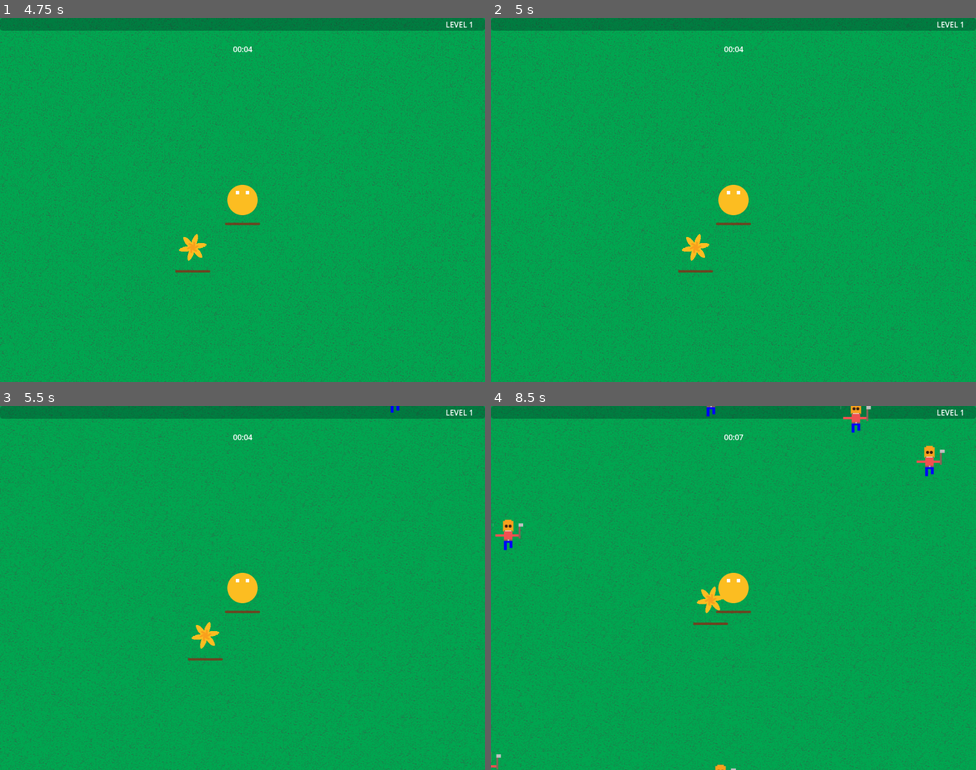
Above: before the commit, frames 1-4 (two rows, left to right).
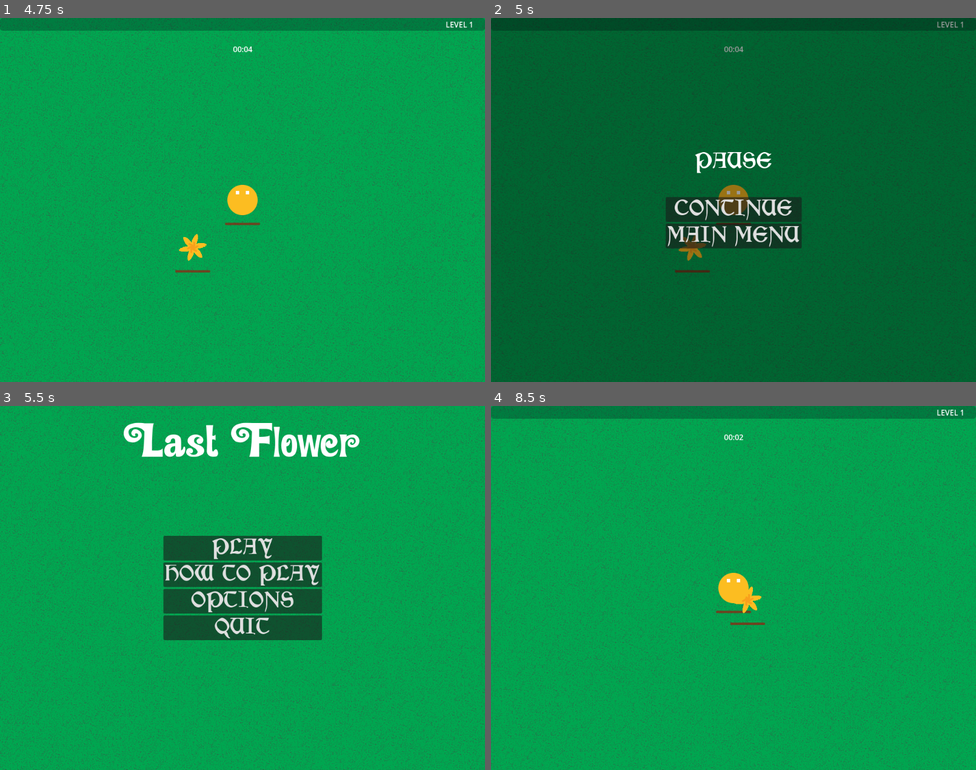
Above: after the commit, the same moments.

Repository: Silvester56/lastflower
Game: Godot game, scene res://scenes/main_menu.tscn
Two runs of this game, one before a commit and one after it. Both use one fixed random seed, a clock stepped at 60 frames per second and the inputs below.
Inputs (mouse positions are in pixels of both pictures, inside the frame that each line leads up to):
- Up to frame 1 (4.75 s): click "PLAY" at 0.5 s; tap Enter at 1.25 s; move the mouse to (349, 181) at 1.27 s; hold D (right) 1.28-2.03 s; tap Space (melee) at 1.35, 2.85, 4.35 s; move the mouse to (145, 218) at 2.02 s; hold S (down) 2.03-2.78 s; click (145, 218) at 2.1 s; move the mouse to (291, 119) at 2.77 s; hold D (right) 2.78-3.53 s; move the mouse to (218, 272) at 3.52 s; hold W (up) 3.53-4.28 s; click (218, 272) at 3.6 s; move the mouse to (388, 254) at 4.27 s; hold A (left) from 4.28 s (still down)
- Up to frame 2 (5 s): keep holding A (left); tap Escape (pause, bound only after the commit) at 4.9 s
- Up to frame 3 (5.5 s): release A (left) at 5 s; click (242, 624) at 5 s, where only the run after the commit has a clickable "MAIN MENU"
- Up to frame 4 (8.5 s): click (733, 547) at 5.75 s, where only the run after the commit has a clickable "PLAY"; move the mouse to (588, 533) at 6.52 s; hold A (left) 6.53-7.28 s; click (588, 533) at 6.6 s; move the mouse to (757, 588) at 7.27 s; hold S (down) 7.28-8.03 s; tap Space (melee) at 7.35 s; move the mouse to (660, 497) at 8.02 s; hold D (right) from 8.03 s (still down); click (660, 497) at 8.1 s

Frame 1 is identical in both runs. In frame 2, 100% of the frame differs, in the area x 0-100%, y 0-100%; in frame 3, 25%; in frame 4, 14%.

Commit message:
Add pause screen

Diff:
--- a/project.godot
+++ b/project.godot
@@ -52,6 +52,11 @@
 "events": [Object(InputEventKey,"resource_local_to_scene":false,"resource_name":"","device":-1,"window_id":0,"alt_press …(191 unchanged characters)…
 ]
 }
+pause={
+"deadzone": 0.5,
+"events": [Object(InputEventKey,"resource_local_to_scene":false,"resource_name":"","device":-1,"window_id":0,"alt_pressed":false,"shift_pressed":false,"ctrl_pressed":false,"meta_pressed":false,"pressed":false,"keycode":0,"physical_keycode":4194305,"key_label":0,"unicode":0,"location":0,"echo":false,"script":null)
+]
+}
 
 [rendering]
 
--- a/scenes/game.tscn
+++ b/scenes/game.tscn
@@ -198,6 +198,7 @@
 [node name="GameOver" type="Control" parent="Player"]
 process_mode = 2
 visible = false
+z_index = 1
 layout_mode = 3
 anchors_preset = 0
 offset_left = -512.0
@@ -245,6 +246,7 @@
 [node name="Success" type="Control" parent="Player"]
 process_mode = 2
 visible = false
+z_index = 1
 layout_mode = 3
 anchors_preset = 0
 offset_left = -512.0
@@ -286,6 +288,54 @@
 text = "RETRY"
 
 [node name="Back" type="Button" parent="Player/Success/VBoxContainer"]
+layout_mode = 2
+text = "MAIN MENU"
+
+[node name="PauseMenu" type="Control" parent="Player"]
+process_mode = 2
+visible = false
+z_index = 1
+layout_mode = 3
+anchors_preset = 0
+offset_left = -512.0
+offset_top = -384.0
+offset_right = 512.0
+offset_bottom = 384.0
+theme = ExtResource("4_dwo01")
+
+[node name="ColorRect" type="ColorRect" parent="Player/PauseMenu"]
+layout_mode = 0
+offset_right = 1024.0
+offset_bottom = 768.0
+color = Color(0, 0, 0, 0.392157)
+
+[node name="VBoxContainer" type="VBoxContainer" parent="Player/PauseMenu"]
+layout_mode = 1
+anchors_preset = 8
+anchor_left = 0.5
+anchor_top = 0.5
+anchor_right = 0.5
+anchor_bottom = 0.5
+offset_left = -143.5
+offset_top = -78.0
+offset_right = 143.5
+offset_bottom = 78.0
+grow_horizontal = 2
+grow_vertical = 2
+
+[node name="Label" type="Label" parent="Player/PauseMenu/VBoxContainer"]
+layout_mode = 2
+text = "PAUSE"
+horizontal_alignment = 1
+
+[node name="Space" type="Label" parent="Player/PauseMenu/VBoxContainer"]
+layout_mode = 2
+
+[node name="Continue" type="Button" parent="Player/PauseMenu/VBoxContainer"]
+layout_mode = 2
+text = "CONTINUE"
+
+[node name="Back" type="Button" parent="Player/PauseMenu/VBoxContainer"]
 layout_mode = 2
 text = "MAIN MENU"
 
@@ -376,6 +426,8 @@
 [connection signal="pressed" from="Player/GameOver/VBoxContainer/Back" to="." method="_on_back_pressed"]
 [connection signal="pressed" from="Player/Success/VBoxContainer/Retry" to="." method="_on_retry_pressed"]
 [connection signal="pressed" from="Player/Success/VBoxContainer/Back" to="." method="_on_back_pressed"]
+[connection signal="pressed" from="Player/PauseMenu/VBoxContainer/Continue" to="Player" method="_on_continue_pressed"]
+[connection signal="pressed" from="Player/PauseMenu/VBoxContainer/Back" to="." method="_on_back_pressed"]
 [connection signal="timeout" from="Player/AutoHeal" to="Player" method="_on_auto_heal_timeout"]
 [connection signal="timeout" from="Player/GlobalTimer" to="Player" method="_on_global_timer_timeout"]
 [connection signal="timeout" from="Flower/AutoHeal" to="Flower" method="_on_auto_heal_timeout"]
--- a/scripts/player.gd
+++ b/scripts/player.gd
@@ -26,6 +26,9 @@
 		var target = get_global_mouse_position()
 		bullet.direction = global_position.direction_to(target).normalized()
 		add_child(bullet)
+	if Input.is_action_just_pressed("pause"):
+		$PauseMenu.show()
+		get_tree().paused = true
 	if Input.is_action_just_pressed("melee") and $MeleeCooldown.is_stopped():
 		$Range/Polygon2D.visible = true
 		$Range/Timer.start()
@@ -108,3 +111,7 @@
 	if minutes == 30:
 		$Success.show()
 		get_tree().paused = true
+
+func _on_continue_pressed() -> void:
+	$PauseMenu.hide()
+	get_tree().paused = false
